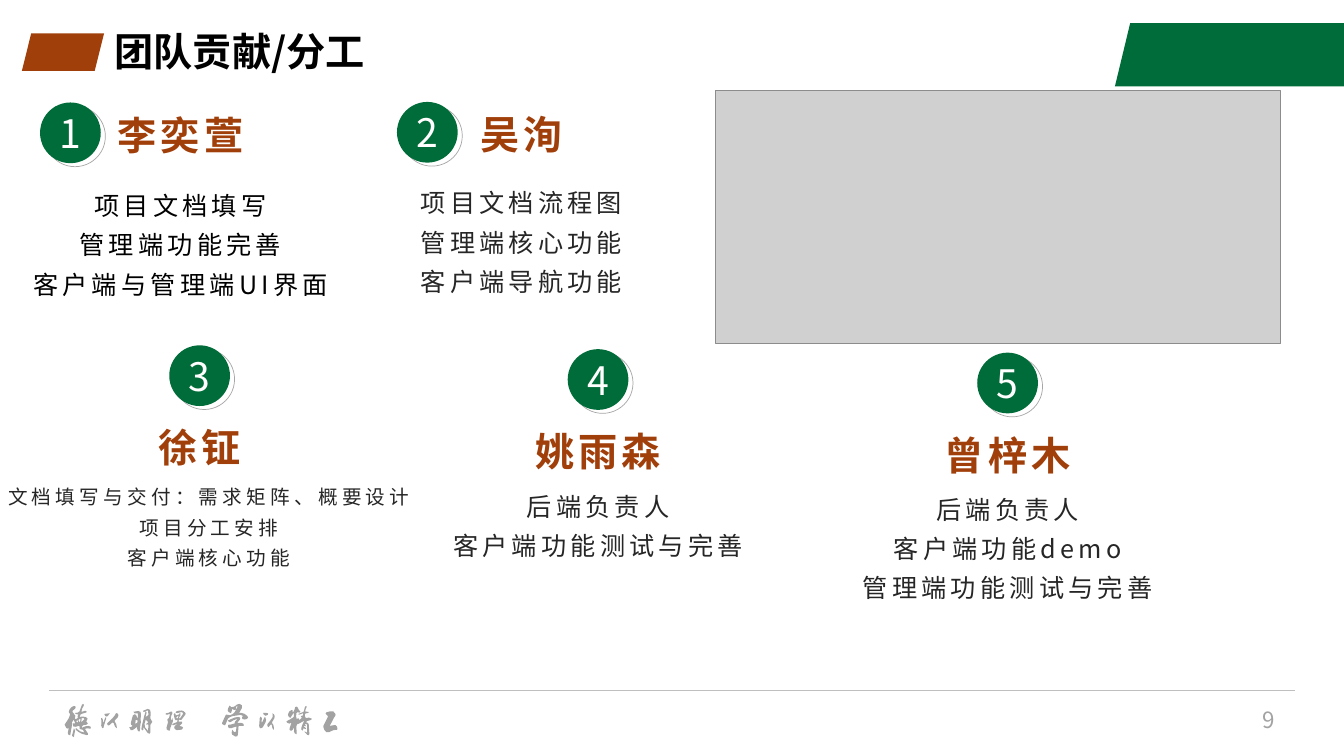
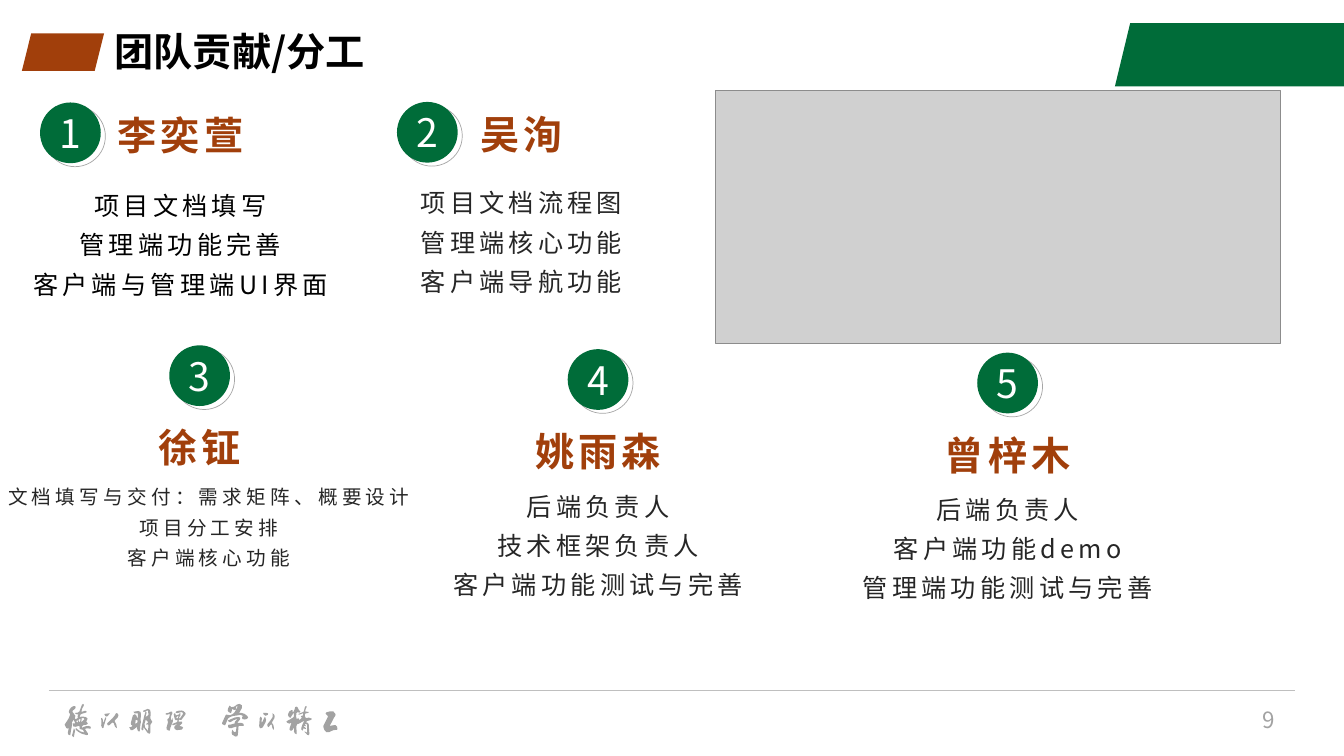
Before and after one commit to Gale-Verdict/Gale-Verdict-software-developing, a slide deck: slide 9 of 项目路演ppt-第四组.pptx. Drawn at 1344x756 pixels with LibreOffice and Linux fonts; fonts in the diff are those of the drawing; grey boxes stand for pictures; background and template pictures are left out. Boxes give left, top, right and bottom in pixels: in the first picture for what was removed or moved away, otherwise in the second. Text is boxed around its words. In the diff, an @@ line names an element or a change of style, - is before the commit and + after.

Commit message:
为yys添加“技术框架负责人

```diff
--- a/项目路演ppt-第四组.pptx
+++ b/项目路演ppt-第四组.pptx
@@ text at (497,533,698,557): paragraph added @@
+技术框架负责人
```
Also in this commit, not shown: 1 other file.
